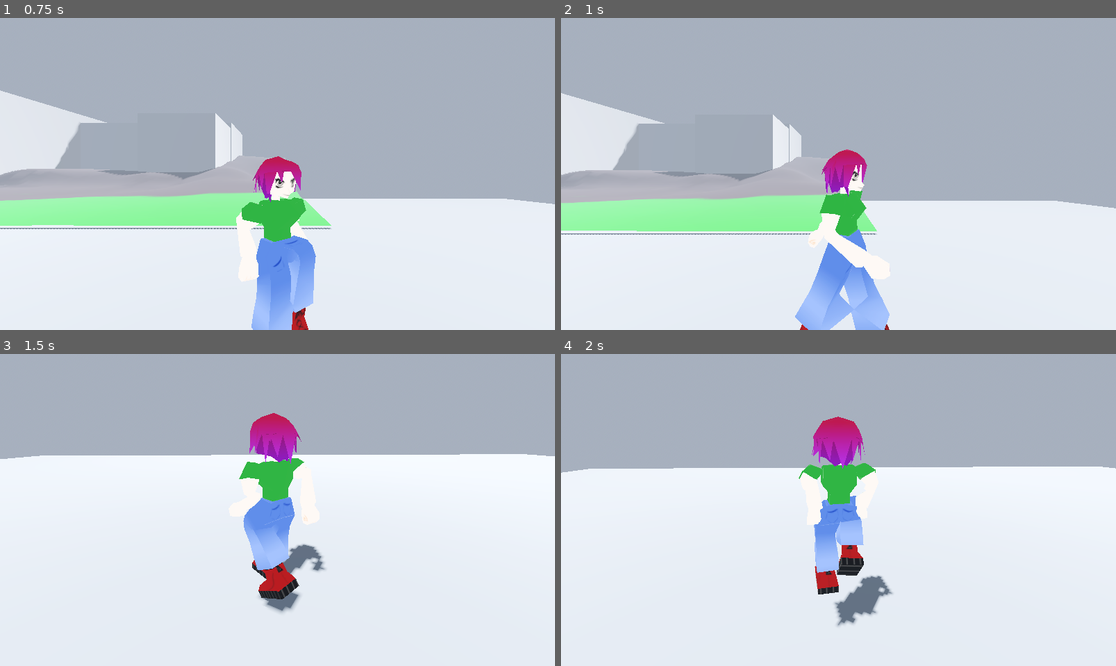
Above: before the commit, frames 1-4 (two rows, left to right).
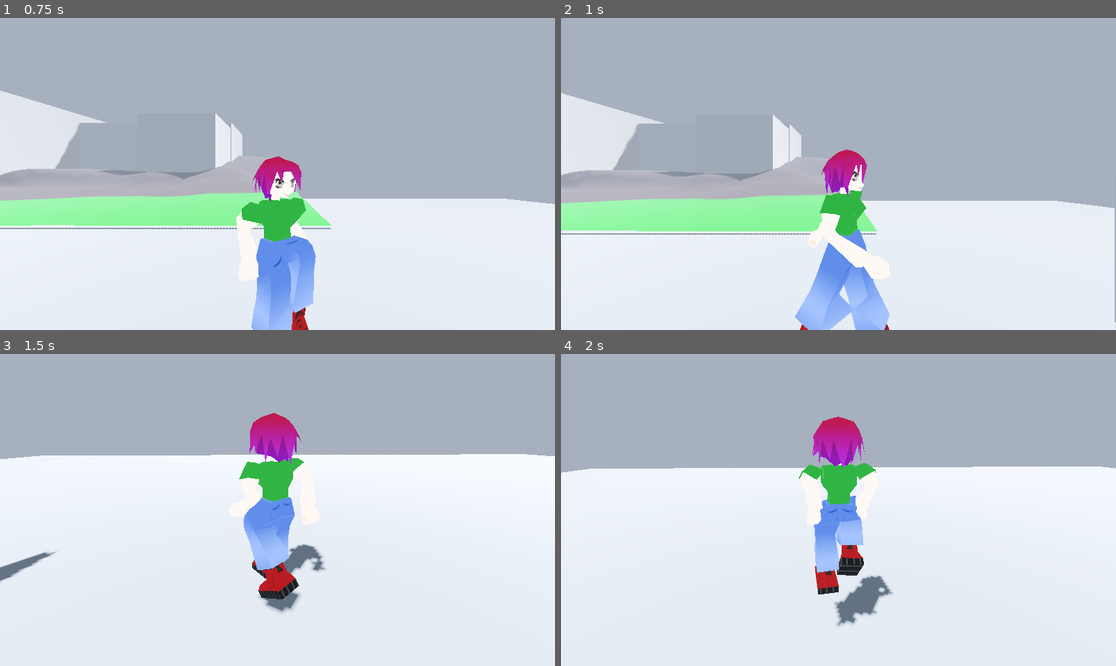
Above: after the commit, the same moments.

Repository: humboldt-gamedev/proj-1
Game: Godot game, scene res://scenes/humboldt.tscn
The game is run twice, just before and just after one commit, with the same random seed, the same clock (stepped at 60 frames per second) and the same inputs.
Inputs (mouse positions are in pixels of both pictures, inside the frame that each line leads up to):
- Up to frame 1 (0.75 s): tap Enter (ui_accept) at 0.5 s; move the mouse to (399, 158) at 0.52 s; hold D (move_right) from 0.53 s (still down); tap E (interact) at 0.6 s; click (399, 158) at 0.67 s
- Up to frame 2 (1 s): keep holding D (move_right); tap Space (jump) at 0.77 s
- Up to frame 3 (1.5 s): move the mouse to (249, 510) at 1.27 s; release D (move_right) at 1.28 s; hold W (move_forward) from 1.28 s (still down); tap E (interact) at 1.35 s
- Up to frame 4 (2 s): keep holding W (move_forward); tap Space (jump) at 1.52 s

Frame 1 is identical in both runs. In frame 2, less than 0.1% of the frame differs, in the area x 99-100%, y 61-98%; in frame 3, 0.3%, in the area x 0-11%, y 63-74%; in frame 4, nothing differs.

Commit message:
door scene and code

Diff:
--- /dev/null
+++ b/scenes/Door.tscn
@@ -0,0 +1,25 @@
+[gd_scene format=3 uid="uid://db46f6dhsh1lp"]
+
+[ext_resource type="PackedScene" uid="uid://csutik2w5pxs5" path="res://assets/generic door.glb" id="1_yfgsh"]
+[ext_resource type="Script" uid="uid://ctox0rnj0vdms" path="res://scripts/interactable_door.gd" id="2_mg2as"]
+[ext_resource type="PackedScene" uid="uid://bopa6r1mrff6k" path="res://scenes/interacion_zone.tscn" id="3_1ebfc"]
+
+[node name="Node3D" type="Node3D" unique_id=668108465]
+
+[node name="generic door" parent="." unique_id=1918173930 instance=ExtResource("1_yfgsh")]
+transform = Transform3D(1, 0, 0, 0, 1, 0, 0, 0, 1, 0.04896164, 0, 0.047819614)
+script = ExtResource("2_mg2as")
+
+[node name="Cube_001" parent="generic door" index="0" unique_id=1503542324]
+transform = Transform3D(1, 0, 0, 0, 1, 0, 0, 0, 1, 0, 0, 0.9272704)
+
+[node name="Interacion Zone" parent="." unique_id=2077846025 instance=ExtResource("3_1ebfc")]
+InteractType = 2
+prompt_text = "Press E to open door"
+target_object = NodePath("../generic door")
+
+[node name="CollisionShape3D" parent="Interacion Zone" index="0" unique_id=1064221417]
+transform = Transform3D(1, 0, 0, 0, 1, 0, 0, 0, 1, 0.8205261, 0, 1.0072021)
+
+[editable path="generic door"]
+[editable path="Interacion Zone"]
--- a/scenes/humboldt.tscn
+++ b/scenes/humboldt.tscn
@@ -5,8 +5,9 @@
 [ext_resource type="PackedScene" uid="uid://bopa6r1mrff6k" path="res://scenes/interacion_zone.tscn" id="2_0mn4i"]
 [ext_resource type="PackedScene" uid="uid://by6t4045wju47" path="res://scenes/camera_zone.tscn" id="3_vid5m"]
 [ext_resource type="PackedScene" uid="uid://nnmoahp0jfmh" path="res://player/player_camera.tscn" id="4_y541u"]
-[ext_resource type="Script" uid="uid://ctox0rnj0vdms" path="res://scripts/interactable.gd" id="5_mmslu"]
+[ext_resource type="Script" uid="uid://ctox0rnj0vdms" path="res://scripts/interactable_door.gd" id="5_mmslu"]
 [ext_resource type="PackedScene" uid="uid://bdl0efgy8h7po" path="res://scenes/gist_hall.tscn" id="6_jmbf8"]
+[ext_resource type="PackedScene" uid="uid://db46f6dhsh1lp" path="res://scenes/Door.tscn" id="8_n4426"]
 
 [sub_resource type="ProceduralSkyMaterial" id="ProceduralSkyMaterial_njsn1"]
 sky_horizon_color = Color(0.66224277, 0.6717428, 0.6867428, 1)
@@ -102,6 +103,12 @@
 [node name="gist_hall" parent="." unique_id=1393554551 instance=ExtResource("6_jmbf8")]
 transform = Transform3D(0.11844048, 0, 0, 0, 0.11844048, 0, 0, 0, 0.11844048, -38.849, 0.15, -53.186)
 
+[node name="Node3D" parent="." unique_id=668108465 instance=ExtResource("8_n4426")]
+transform = Transform3D(1, 0, 0, 0, 1, 0, 0, 0, 1, 6.641001, -0.0036211014, -1.8910856)
+
 [editable path="Interacion Zone"]
 [editable path="CameraZone 1"]
 [editable path="CameraZone 2"]
+[editable path="Node3D"]
+[editable path="Node3D/generic door"]
+[editable path="Node3D/Interacion Zone"]
--- a/scenes/interacion_zone.gd
+++ b/scenes/interacion_zone.gd
@@ -90,6 +90,10 @@
 				pass
 			InteractionType.TRIGGER_EVENT:
 				#branch for trigger event code
+				if target.has_method("activate"):
+					target.activate()
+				else:
+					push_warning("Target does not have 'activate' method.")
 				pass
 			_:
 				#catch all
--- a/scenes/interacion_zone.tscn
+++ b/scenes/interacion_zone.tscn
@@ -3,7 +3,7 @@
 [ext_resource type="Script" uid="uid://ducu7f5r0bpsh" path="res://scenes/interacion_zone.gd" id="1_n0rgq"]
 
 [sub_resource type="BoxShape3D" id="BoxShape3D_nhqxr"]
-size = Vector3(4.2020874, 1, 7.0144043)
+size = Vector3(3.4389648, 1, 5)
 
 [node name="Interacion Zone" type="Area3D" unique_id=2077846025]
 script = ExtResource("1_n0rgq")
--- a/scripts/interactable.tscn
+++ b/scripts/interactable.tscn
@@ -1,6 +1,6 @@
 [gd_scene format=3 uid="uid://kfxprp2i6kep"]
 
-[ext_resource type="Script" uid="uid://ctox0rnj0vdms" path="res://scripts/interactable.gd" id="1_6v267"]
+[ext_resource type="Script" uid="uid://ctox0rnj0vdms" path="res://scripts/interactable_door.gd" id="1_6v267"]
 
 [node name="Interactable" type="Node3D" unique_id=1084676821]
 script = ExtResource("1_6v267")
--- /dev/null
+++ b/scripts/interactable_door.gd
@@ -0,0 +1,34 @@
+extends Node3D
+
+@export var interact_name: String = ""
+@export var is_interactable: bool = true
+@export var door_open: bool = false
+
+func activate():
+	print("door should open.")
+	if door_open == false:
+		open_door()
+		door_open = true
+	elif door_open == true:
+		close_door()
+		door_open = false
+	else:
+		print("door_open value unknown.")
+	pass
+
+func open_door():
+	var tween = create_tween()
+	tween.tween_property(self, "rotation_degrees:y", rotation_degrees.y + 90.0, 0.5).set_trans(Tween.TRANS_LINEAR).set_ease(Tween.EASE_OUT)
+
+func close_door():
+	var tween = create_tween()
+	tween.tween_property(self, "rotation_degrees:y", rotation_degrees.y - 90.0, 0.5).set_trans(Tween.TRANS_LINEAR).set_ease(Tween.EASE_IN)
+
+# Called when the node enters the scene tree for the first time.
+func _ready() -> void:
+	pass # Replace with function body.
+
+
+# Called every frame. 'delta' is the elapsed time since the previous frame.
+func _process(delta: float) -> void:
+	pass
--- a/scripts/interactable.gd
+++ b/scripts/interactable_pickup.gd
@@ -9,9 +9,6 @@
 func pickup():
 	print("got to pickup function in target.")
 
-func activate():
-	pass
-
 # Called when the node enters the scene tree for the first time.
 func _ready() -> void:
 	pass # Replace with function body.
Binary file added: assets/GIST detailed.glb
Not shown, added: assets/GIST detailed.glb.import
Binary file added: assets/generic door.glb
Not shown, added: assets/generic door.glb.import
Renamed: scripts/interactable.gd.uid -> scripts/interactable_door.gd.uid
Not shown, added: scripts/interactable_pickup.gd.uid
